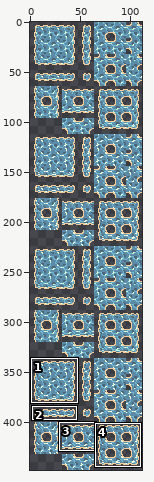
Sprite sheet -- assets/sprites/terrain/ocean.png. The picture above shows the old version from afar; the outline marks the close-up.
Close-up. Before the edit:
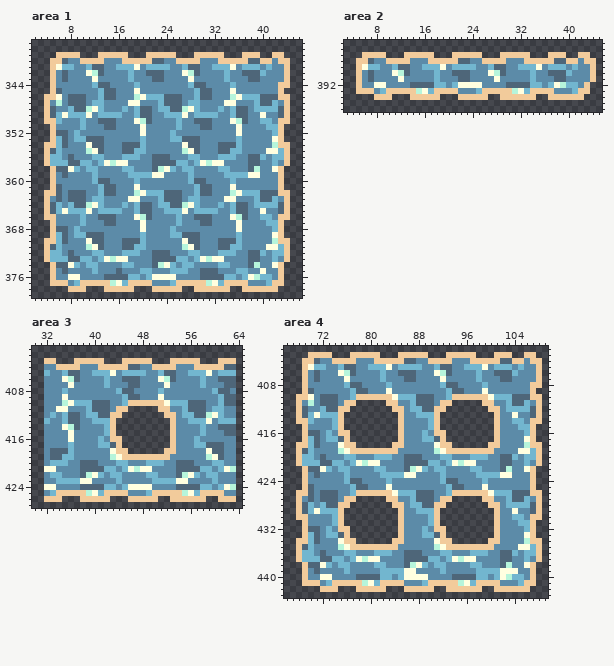
The file is 112x448 pixels. Colours within 5 levels of each other are drawn and written as one. Shown: area 1: x 2..46, y 337..379; area 2: x 3..45, y 385..396; area 3: x 30..64, y 401..427; area 4: x 66..109, y 402..443. The commit also changed other parts of the picture, which this record leaves out.
Once edited:
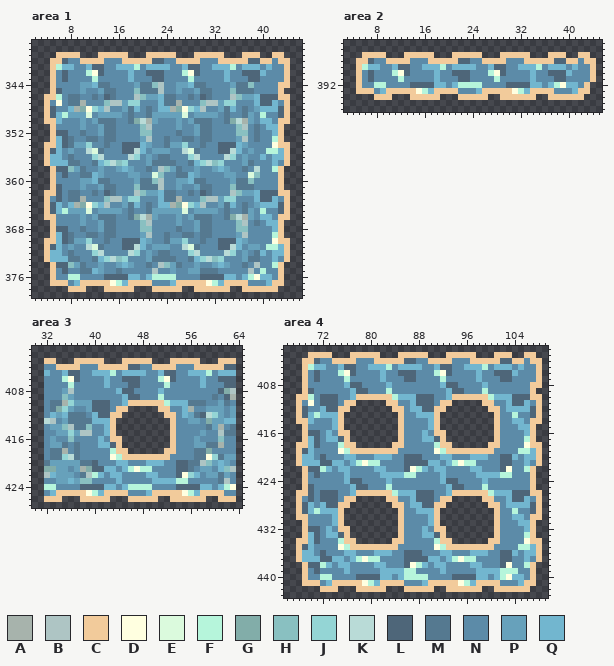
Palette (. is transparent): A #a7b3ac  B #aec5c4  C #f2cb9b  D #ffffe0  E #dbfadd  F #b6f5db  G #82ada9  H #89c0c1  J #94d5d5  K #b9dbd7  L #4e6679  M #557990  N #5c8ba8  P #67a1bb  Q #72b6cf
From old to new:
Changed rows in their new state; - is an unchanged pixel.
Area 1:
first column x 6:
341 F------------F---------------F-------
342 -----FD--------------FD--------------
343 ------F---------------F--------------
344 ----PP-MM----PMMHB--PP-MM----PMMH----
345 ----P--PMM---HMMMB--P--PMM---HMMM----
346 F-MMN-MN-M---BHPP-MMN-MN-M---BHPP----
347 D-MMA-NNHBBPJJ----MMA-NNHBBPJJ-------
348 ---AGDJ-B--PM-NM---AGDJ-B--PM-NM-P---
349 -FPPPE-PPPP-MNNMPPPPPE-PPPP-MNNMP-F--
350 ----P-PMMM--MGKAP---P-PMMM--MGKAP----
351 ----P--PMM----HB----P--PMM----HB-M---
352 ---NM--PMM----HH---NM--PMM----HH-M---
353 --MNNMMNMM----PB--MNNMMNMM----PB-M--F
354 --MPPJNNM------P--MPPJNNM------P----D
355 --P--KEM-----K--PPP--KEM-----K--P--FF
356 --M---JK---NKJ-PNMM---JK---NKJ-PNN---
357 --MMNNM-JKHJ---PMMMMNNM-JKHJ---PMN---
358 --HPMNNP--P-P--MNBHPMNNP--P-P--MNK--F
359 ----MM-P----PPNNEH--MM-P----PPNNEH---
360 ----PP-MM----PMMHB--PP-MM----PMMH----
361 ----P--PMM---HMMMB--P--PMM---HMMM----
362 --MMN-MN-M---BHPP-MMN-MN-M---BHPP----
363 --MMA-NNHBBPJJ----MMA-NNHBBPJJ-------
364 ---AGDJ-B--PM-NM---AGDJ-B--PM-NM-P---
365 -FPPPE-PPPP-MNNMPPPPPE-PPPP-MNNMP-F--
366 ----P-PMMM--MGKAP---P-PMMM--MGKAP----
367 ----P--PMM----HB----P--PMM----HB-M---
368 ---NM--PMM----HH---NM--PMM----HH-----
369 --MNNMMNMM----PB--MNNMMNMM----PB----F
370 --MPPJNNM------P--MPPJNNM------P----D
371 --P--KEM-----K--PPP--KEM-----K--PP-FF
372 --M---JK---NKJ-PNMM---JK---NKJ-PNM---
373 --MMNNM-JKHJ---PMMMMNNM-JKHJ---PMM---
374 --HPMNNP--P-P--MNBHPMNNP--P-P--MNB--F
375 ----MM-P--M---NNB--PNNPPMMM---NNB-F--
376 --FF------------FFFF------------FD---
377 ---------DF--------------DF----------
Area 2:
first column x 6:
389 F------------F---------------F----
390 -----FD--------------FD-----------
391 ------F---------------F-----------
392 --FF------------FFFF------------FD
393 ---------DF--------------DF-------
Area 3:
first column x 32:
405 -----------F---------------F----
406 ---FD--------------FD-----------
407 ----F---------------F-----------
408 ---PB-----------------------N-GB
409 ---HP--------------F--------MN-A
410 -MMAJPPP------------F---MMM--PMN
411 -MGJP--P----------------ANNPPP-P
412 --P-MMMN----------------PM-KJP-P
413 KB-PMMMM----------------PPNGPP--
414 -PPHBMMH------------------NMPANM
415 --PPJPBB------------------P--BMM
416 -P--H--------------------P---H--
417 -PPMNM-------------------PPMMA--
418 -MMANM-----F-------------MMGNN--
419 -MMJKM-----DF------------MMDJMPP
420 MPPPPPMM----------------MMBHP-P-
421 GGPP-PAG------FDFF------MNPP--HB
422 B-PPP-MBF--------------DJ--PPMP-
423 --PP-PHH--------------FF----NMB-
424 FF------------FFFF------------FD
425 -------DF--------------DF-------
Area 4:
first column x 70:
405 F------------F---------------F-----
406 -----FD--------------FD------------
407 ------F---------------F------------
409 -------------F---------------F-----
410 F-------------F---------------F----
411 D----------------------------------
413 -F--------------------------------F
first column x 71:
417 -----------------------------------F
418 ----F---------------F--------------D
419 ----DF--------------DF------------FF
421 -------FDFF------------FDFF---------
422 -F--------------DF--------------D--F
423 ---------------FF--------------FF---
425 ------------F---------------F-------
426 -------------F---------------F------
429 F--------------------------------F--
first column x 72:
433 ----------------------------------F
434 ---F---------------F--------------D
435 ---DF--------------DF------------FF
437 ------FDFF------------FDFF---------
438 F--------------DF--------------D--F
439 --------------FF--------------FFF--
440 FF------------FFFF------------FD---
441 -------DF--------------DF----------
